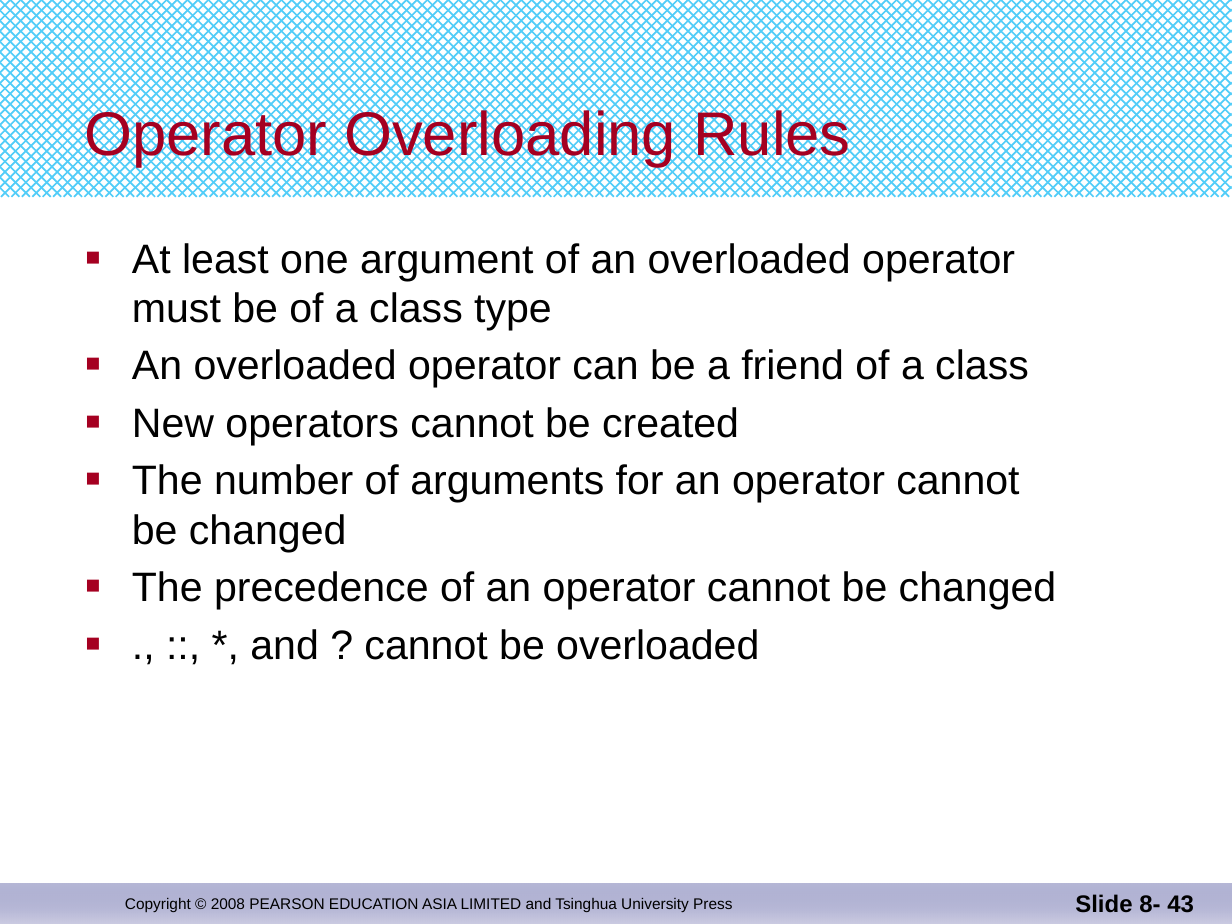
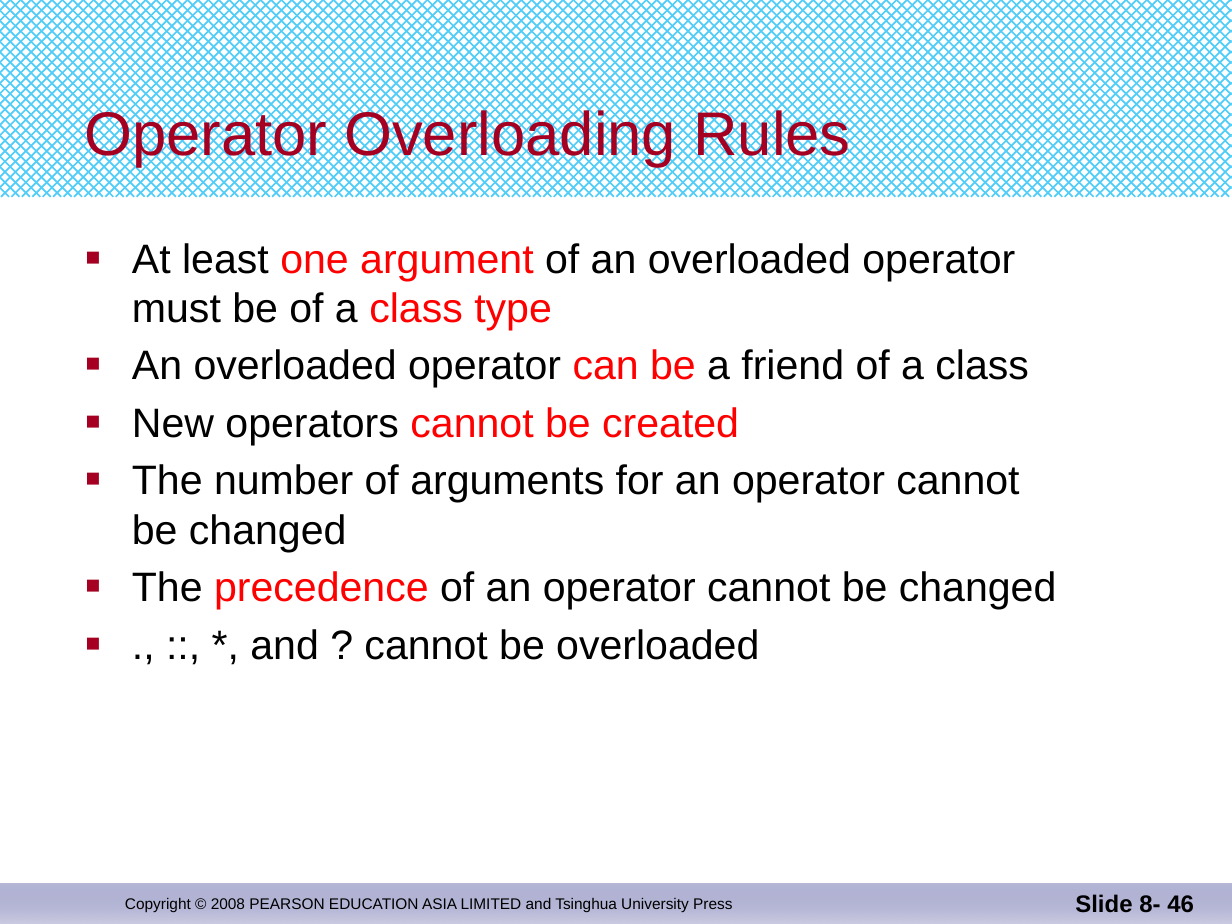
Before and after one commit to djuanbei/CPLUSPLUS, a slide deck: slide 46 of ppt/Chapter 11.pptx (slide 43 before the commit). Drawn at 1232x924 pixels with LibreOffice and Linux fonts; fonts in the diff are those of the drawing. Boxes give left, top, right and bottom in pixels: in the first picture for what was removed or moved away, otherwise in the second. Text is boxed around its words. In the diff, an @@ line names an element or a change of style, - is before the commit and + after.

```diff
--- a/ppt/Chapter 11.pptx
+++ b/ppt/Chapter 11.pptx
@@ text at bbox=[132, 243, 1057, 609]: text colour #000000 to #FF0000 in "one argument class type", "can be", "cannot be created", "precedence" @@
@@ page number at bbox=[1075, 894, 1194, 913]: text changed @@
-Slide 8- 43
+Slide 8- 46
```
Also in this commit, not shown: 3 other slides changed, 4 slides added.
